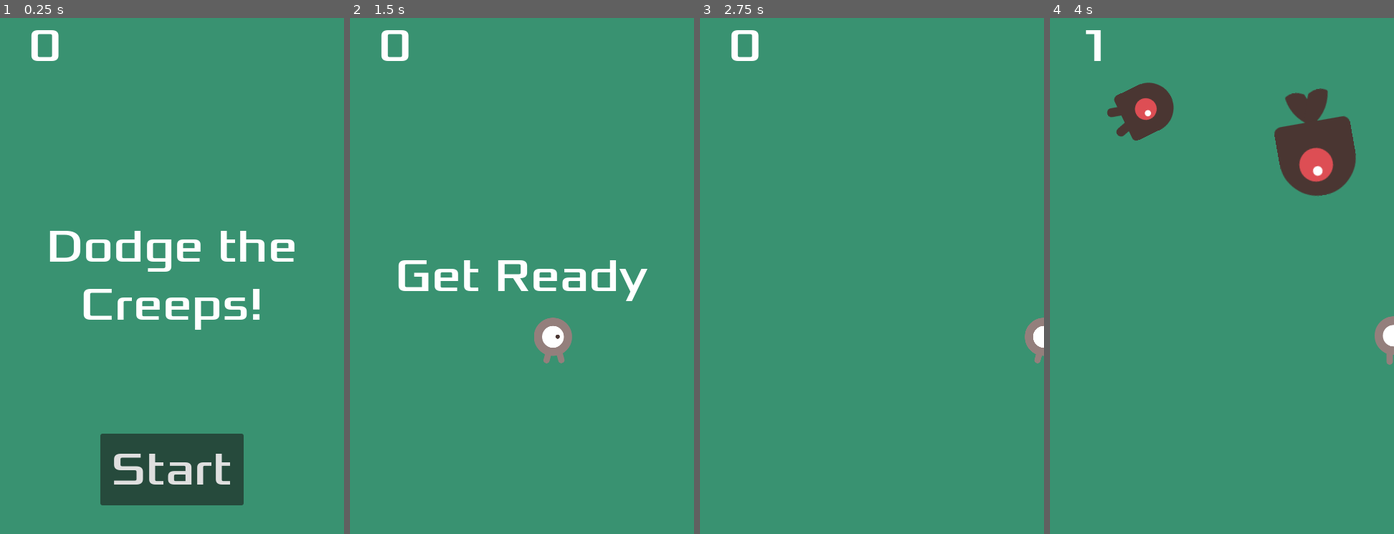
Above: before the commit, frames 1-4 (left to right).
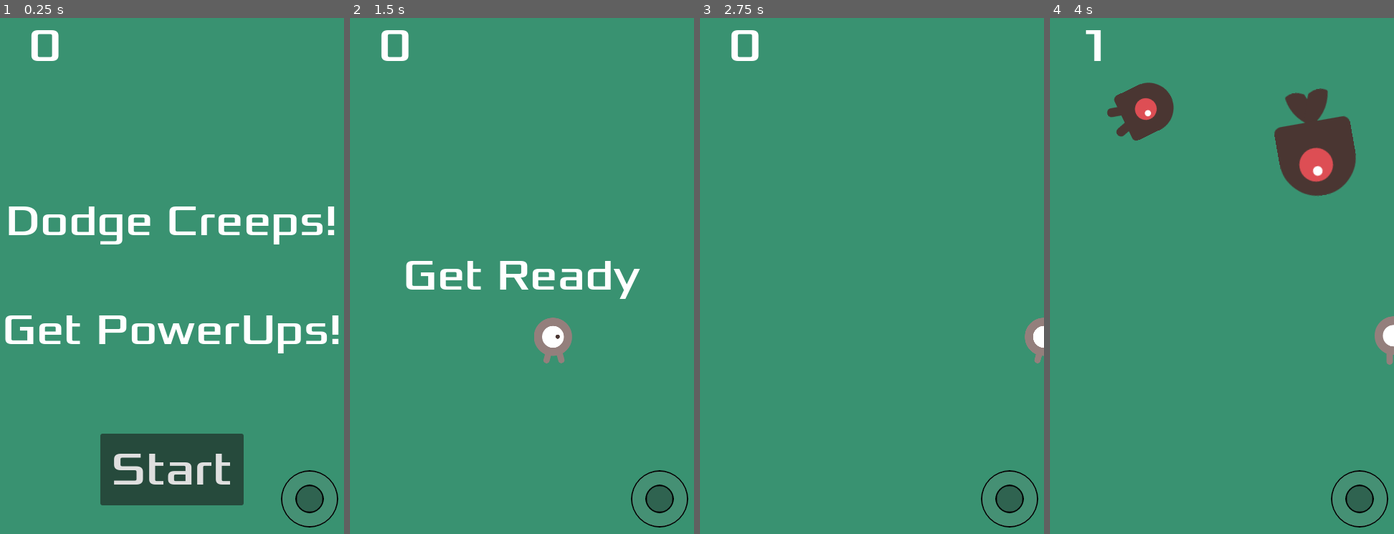
Above: after the commit, the same moments.

Repository: ajtran303/godot-creep-dodge-redux
Game: Godot game, scene res://main.tscn
Same seed, same stepped clock (60 frames per second), same inputs: the game is played once before the commit and once after it. The engine's default icon, where the game draws it, is replaced by a stand-in: a white triangle on a blue panel in a dark square.
Inputs (mouse positions are in pixels of both pictures, inside the frame that each line leads up to):
- Up to frame 1 (0.25 s): no input
- Up to frame 2 (1.5 s): click "Start" at 0.5 s; move the mouse to (597, 250) at 1.27 s; hold Right (move_right) from 1.28 s (still down); click (597, 250) at 1.42 s
- Up to frame 3 (2.75 s): release Right (move_right) at 2 s; drag from (803, 301) to (854, 379) at 2.02 s
- Up to frame 4 (4 s): move the mouse to (1256, 162) at 2.77 s; hold Right (move_right) 2.78-3.5 s; drag from (1204, 379) to (1118, 198) at 3.52 s

The runs differ from the first frame. In frame 1, 7.5% of the frame differs, in the area x 1-99%, y 36-99%; in frame 2, 2.3%; in frame 3, 0.5%; in frame 4, 0.5%.

Commit message:
add mobile joystick

Diff:
--- a/hud.gd
+++ b/hud.gd
@@ -24,7 +24,7 @@
 
 	await $MessageTimer.timeout
 
-	$Message.text = "Dodge the Creeps!"
+	$Message.text = "Dodge Creeps!\n\nGet PowerUps!"
 	$Message.show()
 
 	await get_tree().create_timer(1.0).timeout
--- a/hud.tscn
+++ b/hud.tscn
@@ -2,12 +2,37 @@
 
 [ext_resource type="Script" uid="uid://djg4ydlii3jmq" path="res://hud.gd" id="1_64ctp"]
 [ext_resource type="FontFile" uid="uid://cgntu24yjn2rc" path="res://fonts/Xolonium-Regular.ttf" id="2_8sq4i"]
+[ext_resource type="Script" uid="uid://wii3g58m3kjc" path="res://touch_joystick.gd" id="3_8sq4i"]
 
 [sub_resource type="InputEventAction" id="InputEventAction_64ctp"]
 action = &"start_game"
 
 [sub_resource type="Shortcut" id="Shortcut_lquwl"]
 events = [SubResource("InputEventAction_64ctp")]
+
+[sub_resource type="StyleBoxFlat" id="StyleBoxFlat_wb2dy"]
+bg_color = Color(0.5176471, 0.5176471, 0.5176471, 0.15686275)
+border_width_left = 2
+border_width_top = 2
+border_width_right = 2
+border_width_bottom = 2
+border_color = Color(0, 0, 0, 1)
+corner_radius_top_left = 40
+corner_radius_top_right = 40
+corner_radius_bottom_right = 40
+corner_radius_bottom_left = 40
+
+[sub_resource type="StyleBoxFlat" id="StyleBoxFlat_qskyy"]
+bg_color = Color(0, 0, 0, 0.3137255)
+border_width_left = 2
+border_width_top = 2
+border_width_right = 2
+border_width_bottom = 2
+border_color = Color(0, 0, 0, 1)
+corner_radius_top_left = 20
+corner_radius_top_right = 20
+corner_radius_bottom_right = 20
+corner_radius_bottom_left = 20
 
 [node name="HUD" type="CanvasLayer" unique_id=1486780168]
 script = ExtResource("1_64ctp")
@@ -53,8 +78,10 @@
 grow_horizontal = 2
 grow_vertical = 2
 theme_override_fonts/font = ExtResource("2_8sq4i")
-theme_override_font_sizes/font_size = 64
-text = "Dodge the Creeps!"
+theme_override_font_sizes/font_size = 60
+text = "Dodge Creeps!
+
+Get PowerUps!"
 horizontal_alignment = 1
 vertical_alignment = 1
 autowrap_mode = 2
@@ -80,5 +107,36 @@
 wait_time = 2.0
 one_shot = true
 
+[node name="TouchJoystick" type="Control" parent="." unique_id=226816802]
+layout_mode = 3
+anchors_preset = 3
+anchor_left = 1.0
+anchor_top = 1.0
+anchor_right = 1.0
+anchor_bottom = 1.0
+offset_left = -88.0
+offset_top = -89.0
+offset_right = -8.0
+offset_bottom = -9.0
+grow_horizontal = 0
+grow_vertical = 0
+script = ExtResource("3_8sq4i")
+
+[node name="Base" type="Panel" parent="TouchJoystick" unique_id=817778860]
+custom_minimum_size = Vector2(80, 80)
+layout_mode = 0
+offset_right = 80.0
+offset_bottom = 80.0
+theme_override_styles/panel = SubResource("StyleBoxFlat_wb2dy")
+
+[node name="Knob" type="Panel" parent="TouchJoystick" unique_id=1466395531]
+custom_minimum_size = Vector2(40, 40)
+layout_mode = 0
+offset_left = 20.0
+offset_top = 20.0
+offset_right = 60.0
+offset_bottom = 60.0
+theme_override_styles/panel = SubResource("StyleBoxFlat_qskyy")
+
 [connection signal="pressed" from="StartButton" to="." method="_on_start_button_pressed"]
 [connection signal="timeout" from="MessageTimer" to="." method="_on_message_timer_timeout"]
--- a/player.gd
+++ b/player.gd
@@ -29,7 +29,11 @@
 		input_dir.y += 1
 	if Input.is_action_pressed("move_up"):
 		input_dir.y -= 1
-	input_dir = input_dir.normalized()
+
+	if input_dir != Vector2.ZERO:
+		input_dir = input_dir.normalized()
+	else:
+		input_dir = $"../HUD/TouchJoystick".output
 
 	var target_velocity = input_dir * speed
 	velocity = velocity.move_toward(target_velocity, acceleration * delta)
--- /dev/null
+++ b/touch_joystick.gd
@@ -0,0 +1,45 @@
+extends Control
+
+@export var radius := 40.0
+
+var output := Vector2.ZERO
+var _touch_index := -1
+var _knob_start_pos: Vector2
+
+@onready var knob: Control = $Knob
+
+# Called when the node enters the scene tree for the first time.
+func _ready() -> void:
+	_knob_start_pos = knob.position
+	visible = DisplayServer.is_touchscreen_available()
+
+
+func _input(event: InputEvent) -> void:
+	if event is InputEventScreenTouch:
+		if event.pressed and _touch_index == -1 and _within_base(event.position):
+			_touch_index = event.index
+			_update_knob(event.position)
+		elif not event.pressed and event.index == _touch_index:
+			_touch_index = -1
+			_reset_knob()
+	elif event is InputEventScreenDrag and event.index == _touch_index:
+		_update_knob(event.position)
+
+func _within_base(screen_pos: Vector2) -> bool:
+	var center = global_position + size / 2
+	return screen_pos.distance_to(center) <= radius * 1.5
+
+func _update_knob(screen_pos: Vector2) -> void:
+	var center = global_position + size / 2
+	var delta = (screen_pos - center).limit_length(radius)
+	knob.position = _knob_start_pos + delta
+	output = delta / radius
+
+func _reset_knob() -> void:
+	knob.position = _knob_start_pos
+	output = Vector2.ZERO
+
+
+# Called every frame. 'delta' is the elapsed time since the previous frame.
+func _process(delta: float) -> void:
+	pass
Not shown, changed: export_presets.cfg
Not shown, added: touch_joystick.gd.uid
Not shown, added: README.md
